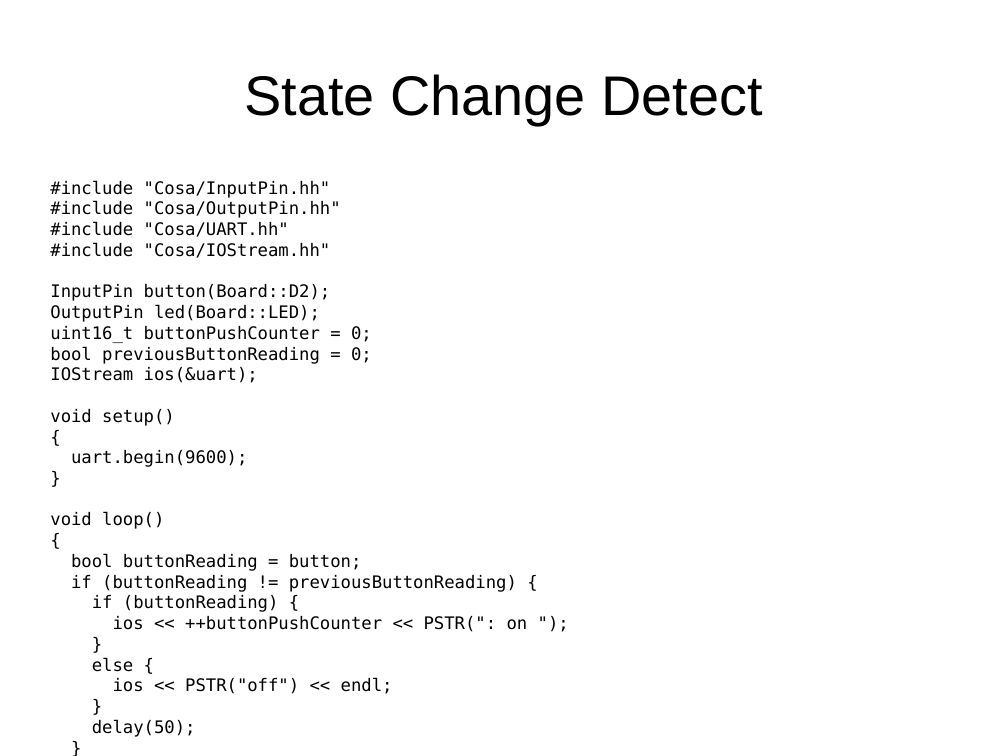
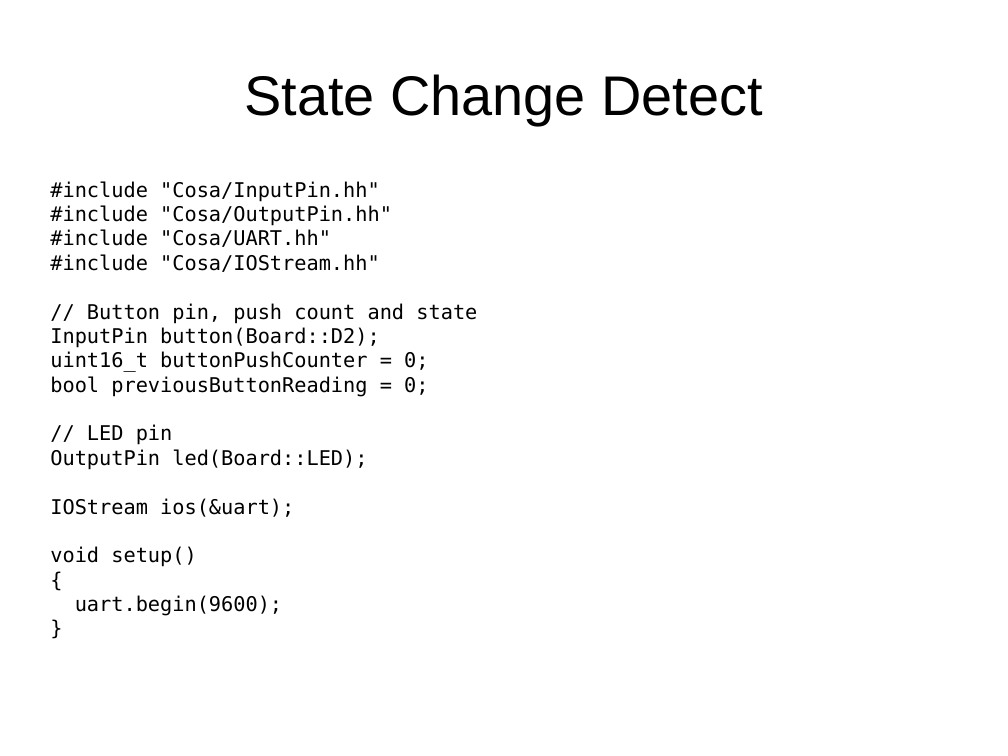
Before and after one commit to mikaelpatel/Cosa-Dolce, a slide deck: slide 8 of Lessons/00.Arduino-examples/02.Digital/Digital.odp. Drawn at 1008x756 pixels with LibreOffice and Linux fonts; fonts in the diff are those of the drawing. Boxes give left, top, right and bottom in pixels: in the first picture for what was removed or moved away, otherwise in the second. Text is boxed around its words. In the diff, an @@ line names an element or a change of style, - is before the commit and + after.

```diff
--- a/Lessons/00.Arduino-examples/02.Digital/Digital.odp
+++ b/Lessons/00.Arduino-examples/02.Digital/Digital.odp
@@ text at (50, 181, 428, 616): size 13.6 to 16 pt in "#include "Cosa/InputPin.hh"", "#include "Cosa/OutputPin.hh"", "#include "Cosa/UART.hh"", "#include "Cosa/IOStream.hh"" and 8 more places @@
@@ text at (50, 305, 320, 322): paragraph removed @@
-OutputPin led(Board::LED);
@@ text at (87, 303, 477, 324): paragraph added @@
+// Button pin, push count and state
@@ text at (50, 424, 367, 470): paragraphs added @@
+// LED pin
+OutputPin led(Board::LED);
@@ text at (50, 512, 528, 737): paragraphs removed @@
-void loop()
-{
-bool buttonReading = button;
-if (buttonReading != previousButtonReading) {
-if (buttonReading) {
-ios << ++buttonPushCounter << PSTR(": on ");
-}
-else {
-ios << PSTR("off") << endl;
-}
-delay(50);
-}
-previousButtonReading = buttonReading;
-led = (buttonPushCounter % 4 == 0);
-}
```
Also in this commit, not shown: 3 other slides changed, 1 slide added, 1 other file.
